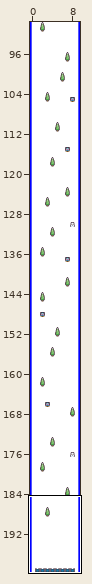
Tiled map: mapas/mapaAzulEsqui.tmx. The first picture is a wide view before the edit; the outline marks the close-up.
Close-up. The starting point:
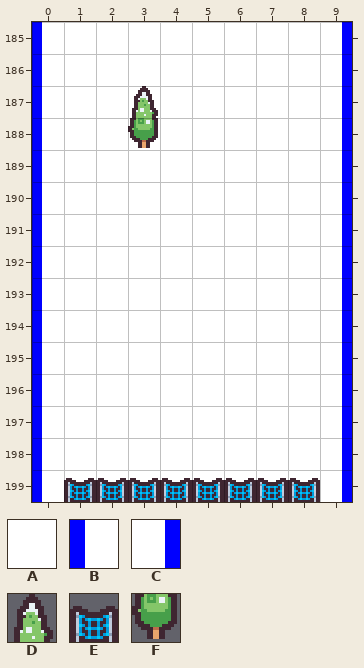
Cells are 16x16 px. Shown: x 0..9, y 185..199.
Key: from "Character_and_objects": A 277; from "snow_blue": B 0, C 3; from "tilemap_packed": D 6, E 11, F 18.
_ is an empty cell, # one hidden under a higher layer.
Layer "fondo" before, first column x 0:
185 #AAAAAAAA#
186 #AAAAAAAA#
187 #AAAAAAAA#
188 #AAAAAAAA#
189 #AAAAAAAA#
190 #AAAAAAAA#
191 #AAAAAAAA#
192 #AAAAAAAA#
193 #AAAAAAAA#
194 #AAAAAAAA#
195 #AAAAAAAA#
196 #AAAAAAAA#
197 ##########
198 ##########
199 #AAAAAAAA#
Layer "objetosInmobiles" before, first column x 0:
185 B________C
186 B________C
187 B__D_____C
188 B__F_____C
189 B________C
190 B________C
191 B________C
192 B________C
193 B________C
194 B________C
195 B________C
196 B________C
197 BAAAAAAAAC
198 BAAAAAAAAC
199 BEEEEEEEEC
The result:
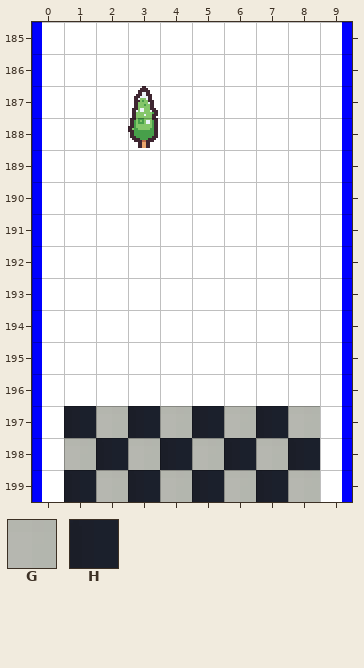
Further tiles: from "DALL·E 2025-02-10 10.25.40 - A": G 459, H 1036.
Changes in this commit:
{"where": "layer \"fondo\""}
{"y":199,"x":1,"old":"AAAAAAAA","new":"########"}
{"where": "layer \"objetosInmobiles\""}
{"y":197,"x":1,"old":"AAAAAAAA","new":"HGHGHGHG"}
{"y":198,"x":1,"old":"AAAAAAAA","new":"GHGHGHGH"}
{"y":199,"x":1,"old":"EEEEEEEE","new":"HGHGHGHG"}
{"label":"changed","picture_box":[64,406,320,502]}
